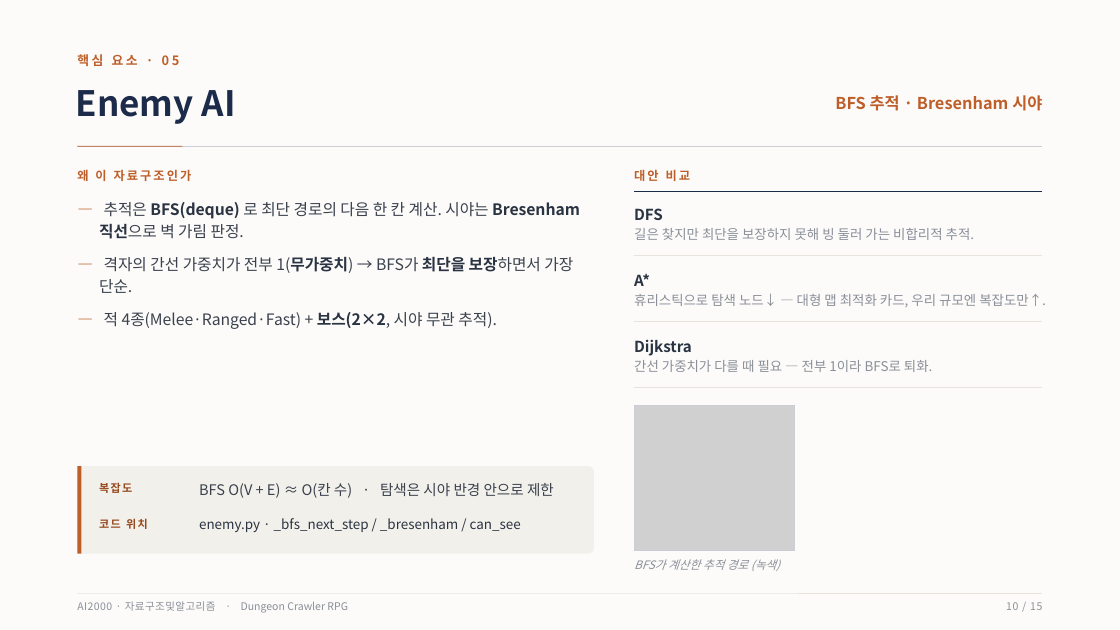
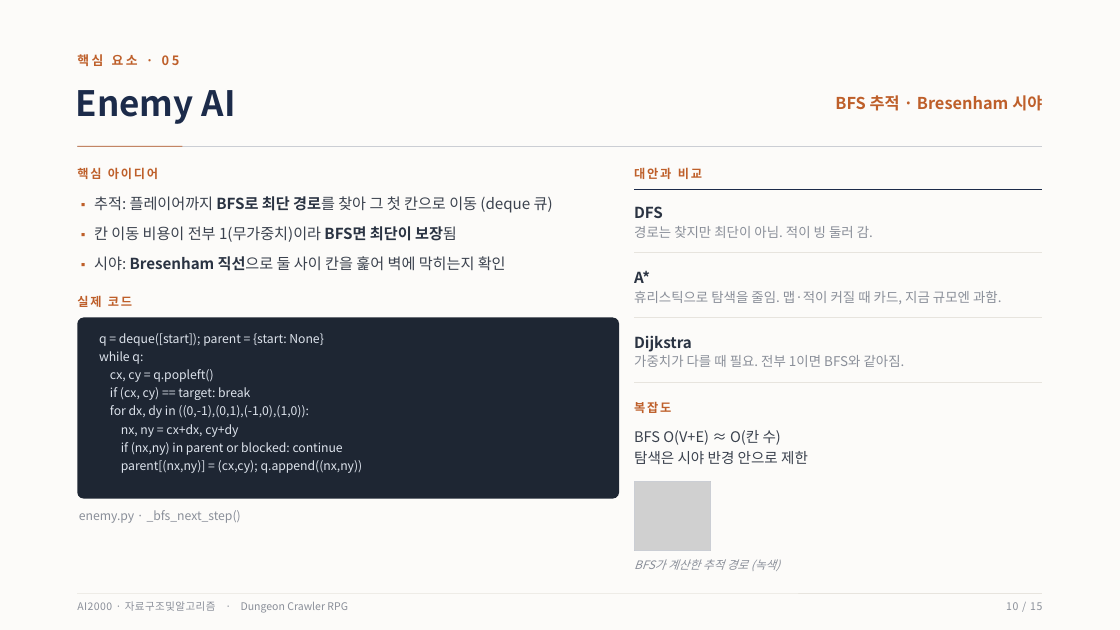
Before and after one commit to chcj5w0/DSA_Dungeon_Project, a slide deck: slide 10 of DSA_Project_평가발표.pptx. Drawn at 1120x630 pixels with LibreOffice and Linux fonts; fonts in the diff are those of the drawing; grey boxes stand for pictures. Boxes give left, top, right and bottom in pixels: in the first picture for what was removed or moved away, otherwise in the second. Text is boxed around its words. In the diff, an @@ line names an element or a change of style, - is before the commit and + after.

```diff
--- a/DSA_Project_평가발표.pptx
+++ b/DSA_Project_평가발표.pptx
@@ text at [77,167,158,179]: text changed @@
-왜 이 자료구조인가
+핵심 아이디어
@@ text at [634,167,702,179]: text changed @@
-대안 비교
+대안과 비교
@@ text at [94,196,553,271]: text changed; size 13.5 to 13 pt @@
-— 추적은 BFS(deque) 로 최단 경로의 다음 한 칸 계산. 시야는 Bresenham 직선으로 벽 가림 판정.
-— 격자의 간선 가중치가 전부 1(무가중치) → BFS가 최단을 보장하면서 가장 단순.
-— 적 4종(Melee·Ranged·Fast) + 보스(2×2, 시야 무관 추적).
+▪ 추적: 플레이어까지 BFS로 최단 경로를 찾아 그 첫 칸으로 이동 (deque 큐)
+▪ 칸 이동 비용이 전부 1(무가중치)이라 BFS면 최단이 보장됨
+▪ 시야: Bresenham 직선으로 둘 사이 칸을 훑어 벽에 막히는지 확인
@@ elbow line (634, 190) - (1043, 190): route changed @@
@@ text at [634,226,873,238]: text changed @@
-길은 찾지만 최단을 보장하지 못해 빙 둘러 가는 비합리적 추적.
+경로는 찾지만 최단이 아님. 적이 빙 둘러 감.
@@ elbow line (634, 253) - (1043, 253): route changed @@
@@ text added at [77,295,132,307], 10.5 pt, text #BE5F2A, bold @@
+실제 코드
@@ text at [634,291,1001,304]: text changed @@
-휴리스틱으로 탐색 노드↓ — 대형 맵 최적화 카드, 우리 규모엔 복잡도만↑.
+휴리스틱으로 탐색을 줄임. 맵·적이 커질 때 카드, 지금 규모엔 과함.
@@ rounded rectangle added at [77,318,619,499], fill #1E2633 @@
@@ text added at [99,333,363,473], 10.5 pt, text #DDE3EC @@
+q = deque([start]); parent = {start: None}
+while q:
+cx, cy = q.popleft()
+if (cx, cy) == target: break
+for dx, dy in ((0,-1),(0,1),(-1,0),(1,0)):
+nx, ny = cx+dx, cy+dy
+if (nx,ny) in parent or blocked: continue
+parent[(nx,ny)] = (cx,cy); q.append((nx,ny))
@@ text at [634,355,905,367]: text changed @@
-간선 가중치가 다를 때 필요 — 전부 1이라 BFS로 퇴화.
+가중치가 다를 때 필요. 전부 1이면 BFS와 같아짐.
@@ 2 elbow lines, 1 text: place and size @@
-2 elbow lines, 1 text at [634,322,1043,388]
+2 elbow lines, 1 text at [634,318,1043,382]
@@ text "복잡도": place and size @@
-text "복잡도" at [99,482,132,493]
+text "복잡도" at [634,401,671,413]
@@ text "복잡도" at [634,401,671,413]: size 9.5 to 10.5 pt, text colour #97491E to #BE5F2A, letter spacing 1.2 to 1.6 pt @@
@@ text at [634,430,808,464]: text changed @@
-BFS O(V + E) ≈ O(칸 수) · 탐색은 시야 반경 안으로 제한
+BFS O(V+E) ≈ O(칸 수)
+탐색은 시야 반경 안으로 제한
@@ rounded rectangle removed at [77,466,594,554] @@
@@ rectangle removed at [77,466,82,554] @@
@@ picture: place and size @@
-picture at [634,406,795,550]
+picture at [634,481,711,550]
@@ rectangle: place and size @@
-rectangle at [634,406,795,550]
+rectangle at [634,481,711,550]
@@ text at [79,510,241,523]: text changed; size 11.5 to 10.5 pt; text colour #2A3342 to #8A8F99 @@
-enemy.py · _bfs_next_step / _bresenham / can_see
+enemy.py · _bfs_next_step()
@@ text removed at [99,518,148,529] @@
-코드 위치
```
Also in this commit, not shown: 14 other slides changed, 10 other files.
